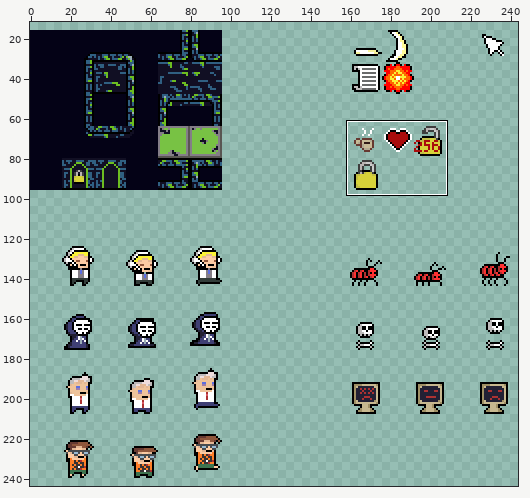
One commit to this sprite sheet: src/res/textures/tiles.png. Above, an overview of the earlier version with the close-up marked.
Close-up. Before the commit:
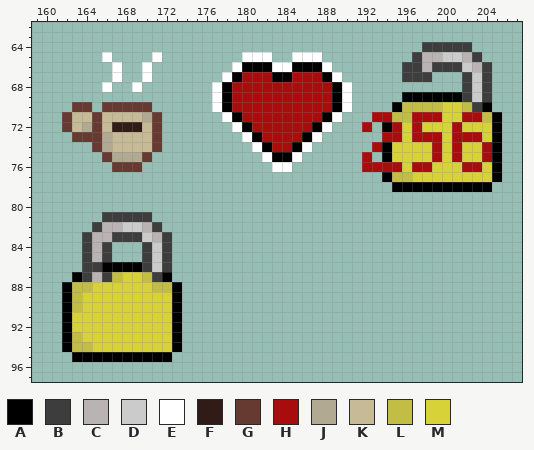
The file is 256x256 pixels. Colours within 5 levels of each other are drawn and written as one. Shown: x 159..207, y 62..97. The wide view leaves out empty margins.
Palette (. is transparent): A #000000  B #3d3d3d  C #bab3b3  D #cbcbcb  E #ffffff  F #301b17  G #663931  H #a90c0c  J #b1a992  K #c7ba96  L #c2bd44  M #d8d239
Pixels before, first column x 162:
64 ....................................BBBBB...
65 ....E....E........EEE..EEE.........BCCDDCB..
66 .....E..E........EAAAEEAAAE.......BBCBBBDCB.
67 .....E..E.......EAHHHAAHHHAE......BBB...BDB.
68 ....E..E.......EAHHHHHHHHHHAE...........BDB.
69 ...............EAHHHHHHHHHHAE.....AAAAAABDB.
70 .GG.GGGGG......EAHHHHHHHHHHAE....ALLLLMMLBA.
71 GKKGKKKKJG......EAHHHHHHHHAE...HHLLHHHMMHHLA
72 GKJGKFFFKG.......EAHHHHHHAE...H.AHMHMMMHMMMA
73 .GGGJKKKKG........EAHHHHAE......HHMHHHMHHHMA
74 ...GJKKKKG.........EAHHAE......HAMMMMHMHMMHA
75 ....GJJJG...........EAAE......H.AMMMMHMHMMHA
76 .....GGG.............EE.......HHHHMHHMMMHHMA
77 ................................ALLMMMMMMMMA
78 .................................AAAAAAAAAA.
79 ............................................
80 ............................................
81 ....BBBBB...................................
82 ...BCCDDCB..................................
83 ..BCCBBBDCB.................................
84 ..BCB...BDB.................................
85 ..BCB...BDB.................................
86 ..BBAAAABDB.................................
87 .ABCBLMMLBA.................................
88 ALLMMMMMMLLA................................
89 ALMMMMMMMMMA................................
90 ALMMMMMMMMMA................................
91 AMMMMMMMMMMA................................
92 AMMMMMMMMMMA................................
93 ALMMMMMMMMMA................................
94 ALLMMMMMMMMA................................
95 .AAAAAAAAAA.................................
And afterwards:
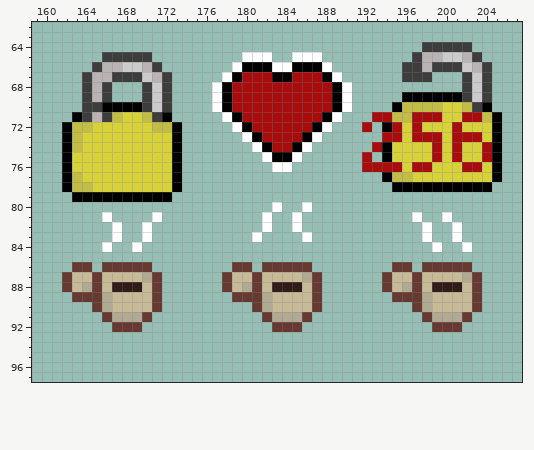
Change:
Changed rows in their new state; - is an unchanged pixel.
first column x 162:
65 ----BBBBB.--------------------------------
66 ---BCCDDCB--------------------------------
67 --BCCBBBDCB-------------------------------
68 --BCB--.BDB-------------------------------
69 --BCB---BDB-------------------------------
70 -.BBAAAABDB-------------------------------
71 .ABCBLMMLBA-------------------------------
72 ALLMMMMMMLLA------------------------------
73 ALMMMMMMMMMA------------------------------
74 ALMMMMMMMMMA------------------------------
75 AMMMMMMMMMMA------------------------------
76 AMMMMMMMMMMA------------------------------
77 ALMMMMMMMMMA------------------------------
78 ALLMMMMMMMMA------------------------------
79 -AAAAAAAAAA-------------------------------
80 ---------------------E--E-----------------
81 ----E....E----------E--E-----------E--E---
82 ---..E..E.----------E--E------------E--E--
83 --...E..E..--------E----E-----------E--E--
84 --..E--E...--------------------------E--E-
85 --...---...-------------------------------
86 -GG.GGGGG..------GG-GGGGG--------GG-GGGGG-
87 GKKGKKKKJG.-----GKKGKKKKJG------GKKGKKKKJG
88 GKJGKFFFKG..----GKJGKFFFKG------GKJGKFFFKG
89 .GGGJKKKKG..-----GGGJKKKKG-------GGGJKKKKG
90 ...GJKKKKG..-------GJKKKKG---------GJKKKKG
91 ....GJJJG...--------GJJJG-----------GJJJG-
92 .....GGG....---------GGG-------------GGG--
93 ............------------------------------
94 ............------------------------------
95 -..........-------------------------------
Changed places in both close-ups, as pixel boxes (x1, y1, x2, y2):
changed: (62, 52, 182, 362)
added: (222, 202, 322, 332)
added: (382, 212, 482, 332)
